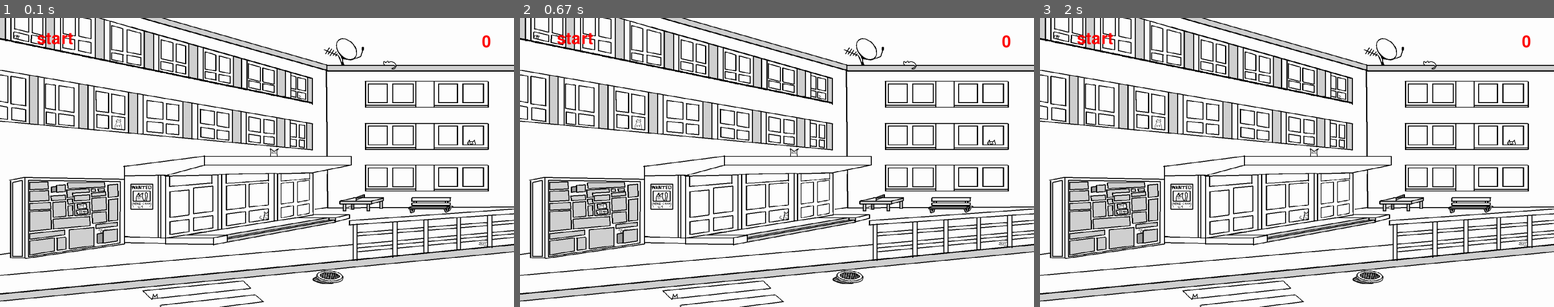
Above: before the commit, frames 1-3 (left to right).
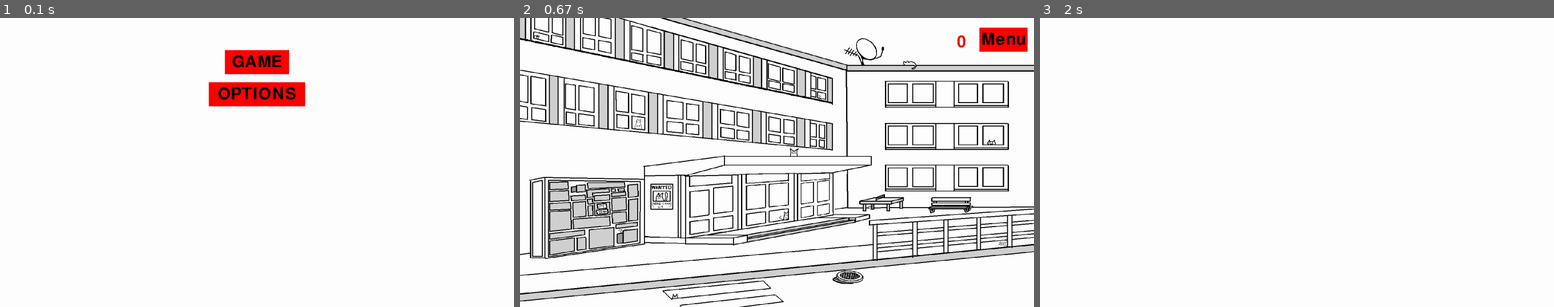
Above: after the commit, the same moments.

Repository: StepanBlaha/HiddenCats_pygame
Game: pygame game, started from hidden_cats.py
The game is run twice, just before and just after one commit, with the same random seed, the same clock (stepped at 60 frames per second) and the same inputs.
Inputs (mouse positions are in pixels of both pictures, inside the frame that each line leads up to):
- Up to frame 1 (0.1 s): no input
- Up to frame 2 (0.67 s): press the mouse at (777, 61) at 0.37 s; move the mouse to (766, 72) at 0.47 s; release the mouse at (756, 84) at 0.6 s
- Up to frame 3 (2 s): press the mouse at (1523, 38) at 0.7 s; move the mouse to (1430, 130) at 0.8 s; release the mouse at (1338, 223) at 0.93 s; press the mouse at (1297, 93) at 1.03 s; move the mouse to (1338, 107) at 1.13 s; release the mouse at (1379, 122) at 1.27 s

The runs differ from the first frame. In frame 1, 27% of the frame differs, in the area x 0-100%, y 0-100%; in frame 2, 1.0%; in frame 3, 25%.

Commit message:
added menu and some docstrings

Diff:
--- a/hidden_cats.py
+++ b/hidden_cats.py
@@ -54,36 +54,168 @@
         self.image = pygame.transform.scale(self.image, (self.window_width, self.window_height))
         self.GAMEWINDOW = pygame.display.set_mode((self.window_width, self.window_height), pygame.RESIZABLE)
         self.GAMEWINDOW.fill(self.window_color)
-        self.create_image(self.window_width, self.window_height)
-        self.create_collision_boxes(self.window_width, self.window_height)
+
         self.font = pygame.font.Font(None, 75)
         self.clicked_cats = []
         self.text = ""
-
-
-
-    def run(self):
-        """
-        The main game loop. Handles events like window resizing and mouse clicks.
-        """
+        self.stage =  "menu"
+
+    def create_button(self, text, rect, color, action):
+        """
+        Creates a button with given properties.
+
+        Parameters:
+        text (str): The text displayed on the button.
+        rect (tuple): A tuple (x, y, width, height) defining the button's position and size.
+        color (str): The color of the button.
+        action (function): The function executed when the button is clicked.
+
+        Returns:
+        list: A list containing button attributes.
+        """
+        #Create button rectangle
+        button_rect = pygame.Rect(rect)
+        #Create text to be put into button
+        button_text = self.font.render(text, True, "black")
+        #Rectangle with the text
+        text_rect = button_text.get_rect(center=button_rect.center)
+        return [button_text, text_rect, button_rect, color, action, False]
+
+    def button_check(self, info, event):
+        """
+        Checks for button interaction (hover and click).
+
+        Parameters:
+        info (list): The button's attribute list.
+        event (pygame.event.Event): The event to check.
+        """
+        #Get the button info
+        button_text, text_rect, button_rect, color, action, hover = info
+
+        #Checks for mouse motion
+        if event.type == pygame.MOUSEMOTION:
+            #If mouse motion colides with the rectangle sets hover to true
+            info[-1] =  button_rect.collidepoint(event.pos)
+
+        #Checks for mouse down
+        if event.type == pygame.MOUSEBUTTONDOWN:
+            #If hover is true and action is set, runs the action
+            if hover and action:
+                action()
+
+    def button_draw(self, screen, info):
+        """
+        Draws a button on the screen.
+
+        Parameters:
+        screen (pygame.Surface): The game window surface.
+        info (list): The button's attribute list.
+        """
+        #Get the button info
+        button_text, text_rect, button_rect, color, action, hover = info
+        #Draw the button
+        pygame.draw.rect(self.GAMEWINDOW, color, button_rect )
+        #Draw the text into the button
+        self.GAMEWINDOW.blit(button_text, text_rect)
+
+    def on_click_start_game(self):
+        """Handles the start game button click event."""
+        self.stage = "game"
+        print("Accessed game")
+
+    def on_click_options(self):
+        """Handles the options button click event."""
+        self.stage = "options"
+        print("Accessed options")
+
+    def on_click_menu(self):
+        """Handles the menu button click event."""
+        self.stage = "menu"
+        print("Accessed menu")
+
+    def initialize_menu_buttons(self):
+        """
+        Creates and returns menu buttons.
+
+        Returns:
+        list: A list containing the menu buttons.
+        """
+        #Dynamic centering
+        centeredWidth = ( self.window_width / 2 ) - 100
+        #Creates the buttons
+        button_start = self.create_button("GAME", (centeredWidth, 100, 200, 75), "red", self.on_click_start_game)
+        button_options = self.create_button("OPTIONS", (centeredWidth - 50, 200, 300, 75), "red", self.on_click_options)
+        return [button_start, button_options]
+
+    def initialize_game_buttons(self):
+        """
+        Creates and returns the game screen buttons.
+
+        Returns:
+        list: The menu button.
+        """
+        #Dynamic centering
+        centeredWidth = self.window_width - 170
+        #Creates the menu button
+        button_menu =  self.create_button("Menu", (centeredWidth, 30, 150, 75), "red", self.on_click_menu)
+        return button_menu
+
+    def create_menu(self):
+        """
+        Creates and runs the menu screen, handling events and rendering buttons.
+        """
+        #Setup the buttons
+        button_start, button_options = self.initialize_menu_buttons()
         while True:
-            text = self.font.render("start", True, "red")
-
-            self.GAMEWINDOW.blit(text, [115, 40])
+            #Checks for quiting the game
             for event in pygame.event.get():
                 if event.type == pygame.QUIT:
                     pygame.quit()
                     #For exiting the window
                     sys.exit()
-                if event.type == pygame.MOUSEBUTTONDOWN:
-                   break
-            break
+
+                #If stage == menu checks for colisions with the buttons
+                if self.stage == "menu":
+                    self.button_check(button_start, event)
+                    self.button_check(button_options, event)
+
+                #Check for resize
+                if event.type == pygame.VIDEORESIZE:
+                    button_start, button_options = self.initialize_menu_buttons()
+                    self.create_window(event.w, event.h)
+                    self.create_collision_boxes(event.w, event.h)
+
+            #If stage == menu draws the buttons
+            self.GAMEWINDOW.fill("white")
+            if self.stage == "menu":
+                self.button_draw(self.GAMEWINDOW, button_start)
+                self.button_draw(self.GAMEWINDOW, button_options)
+
+            #If stage is changed to game, draws the game
+            elif self.stage == "game":
+                self.create_game()
             pygame.display.update()
+
+    def create_game(self):
+        """
+        Creates and runs the game screen, handling events, rendering the counter, and drawing buttons.
+        """
+        #Setup the menu button
+        button_menu = self.initialize_game_buttons()
+        #Initial game setup
+        self.create_image(self.window_width, self.window_height)
+        self.create_collision_boxes(self.window_width, self.window_height)
+        self.create_window(self.window_width, self.window_height)
+        self.create_collision_boxes(self.window_width, self.window_height)
         while True:
-            widthOffset = self.window_width - 100
+            #Offsets for centering the counter
+            widthOffset = self.window_width - 240
             heightOffset = 50
+            #Draw the rectangle behind counter
             pygame.draw.rect(self.GAMEWINDOW, "white", (widthOffset, heightOffset, 80, 50))
+            #Sets the counter text
             self.text = self.font.render(str(len(self.clicked_cats)), True, "red")
+            #Draws the counter
             self.GAMEWINDOW.blit(self.text, [widthOffset, heightOffset])
 
             for event in pygame.event.get():
@@ -92,14 +224,45 @@
                     #For exiting the window
                     sys.exit()
 
+                #If stage == game checks for colisions with the menu button
+                if self.stage == "game":
+                    self.button_check(button_menu, event)
+
+                #Check for resize
                 if event.type == pygame.VIDEORESIZE:
+                    button_menu = self.initialize_game_buttons()
                     self.create_window(event.w, event.h)
                     self.create_collision_boxes(event.w, event.h)
 
+                #Check for mousedown
                 if event.type == pygame.MOUSEBUTTONDOWN:
+                    #Get mouse position
                     x, y =pygame.mouse.get_pos()
+                    #Check for colisions
                     self.check_for_collisions(x, y)
+
+            #If stage == game draws the menu button
+            if self.stage == "game":
+                self.button_draw(self.GAMEWINDOW, button_menu)
+
+            #If stage is changed to menu, draws the menu
+            elif self.stage == "menu":
+                self.create_menu()
             pygame.display.update()
+
+
+    def run(self):
+        """
+        Runs the game by launching the appropriate stage.
+        """
+        #Run the currrent stage
+        if self.stage =="menu":
+            self.create_menu()
+        elif self.stage == "game":
+            self.create_game()
+
+
+
 
     def create_window(self, width, height):
         """
@@ -126,18 +289,18 @@
         """
         for i in range( len(self.collision_box_list)):
 
-                height_scale = height / self.initial_window_height
-                width_scale = width / self.initial_window_width
-
-                scaled_position = (self.collision_box_list[i]["position"][0] * width_scale , self.collision_box_list[i]["position"][1] * height_scale)
-                scaled_dimension = (self.collision_box_list[i]["dimension"][0] * width_scale , self.collision_box_list[i]["dimension"][1] * height_scale)
-
-                self.collision_box_list[i]["scaled_position"] = scaled_position
-                self.collision_box_list[i]["scaled_dimension"] = scaled_dimension
-
-                collision_box = pygame.Rect(scaled_position, scaled_dimension)
-                if self.collision_box_list[i]["clicked"] == True:
-                    pygame.draw.rect(self.GAMEWINDOW, self.collision_box_border_color, collision_box, 4)
+            height_scale = height / self.initial_window_height
+            width_scale = width / self.initial_window_width
+
+            scaled_position = (self.collision_box_list[i]["position"][0] * width_scale , self.collision_box_list[i]["position"][1] * height_scale)
+            scaled_dimension = (self.collision_box_list[i]["dimension"][0] * width_scale , self.collision_box_list[i]["dimension"][1] * height_scale)
+
+            self.collision_box_list[i]["scaled_position"] = scaled_position
+            self.collision_box_list[i]["scaled_dimension"] = scaled_dimension
+
+            collision_box = pygame.Rect(scaled_position, scaled_dimension)
+            if self.collision_box_list[i]["clicked"] == True:
+                pygame.draw.rect(self.GAMEWINDOW, self.collision_box_border_color, collision_box, 4)
 
 
     def create_image(self, width, height):
